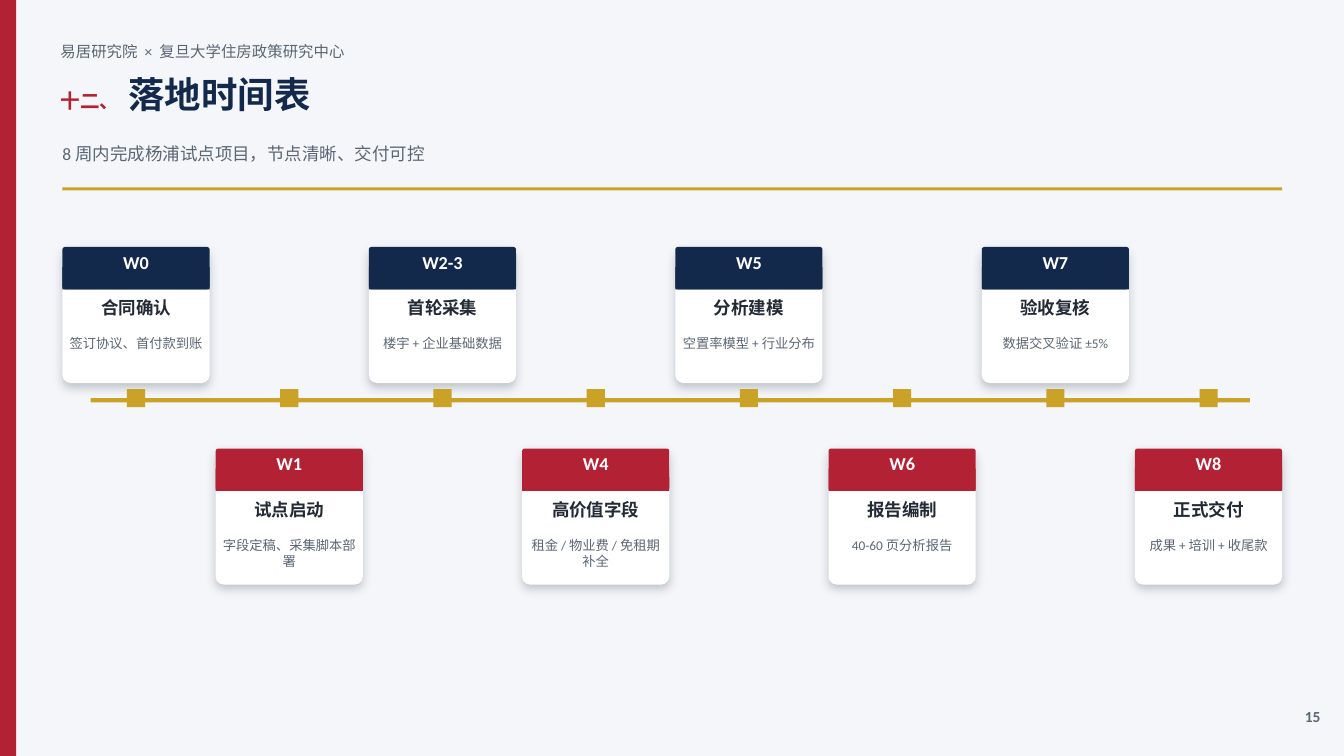
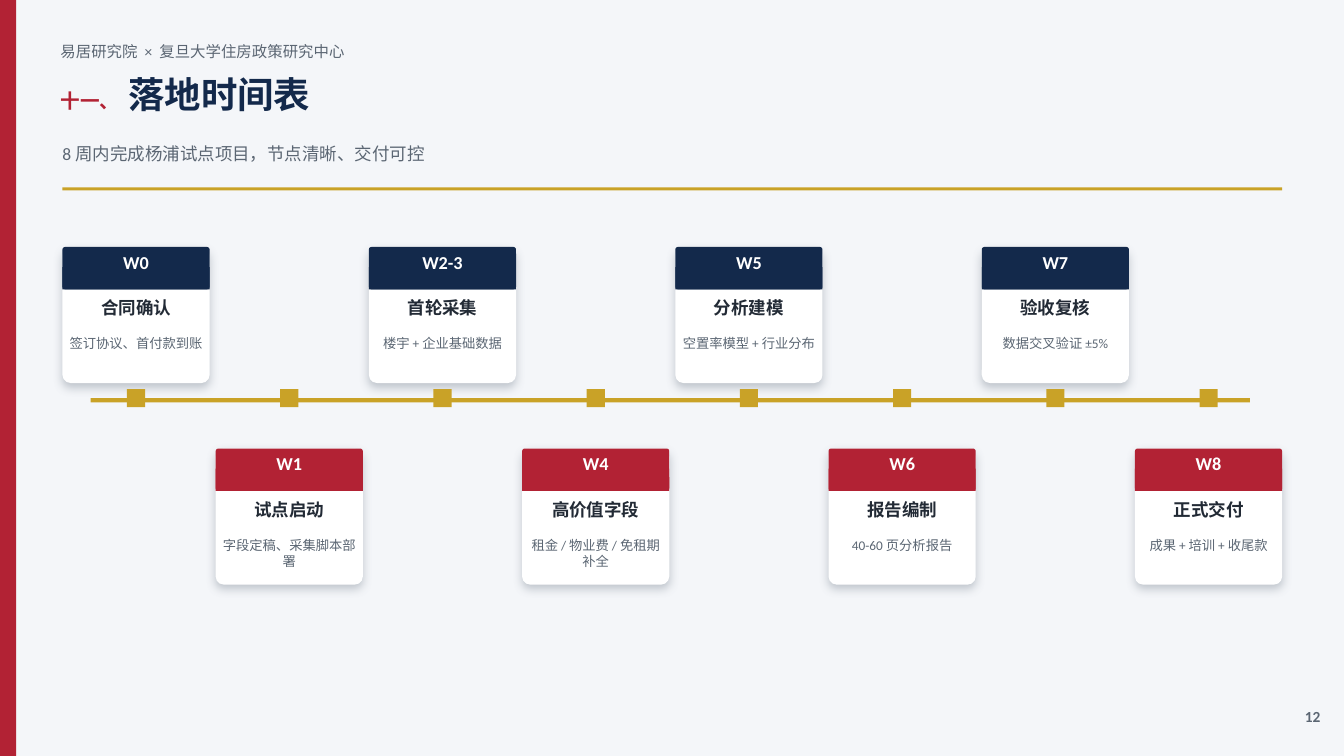
Before and after one commit to hujigang2010-maker/AIDEN, a slide deck: slide 12 of 易居研究院_复旦大学住房政策研究中心_合作方案.pptx (slide 15 before the commit). Drawn at 1344x756 pixels with LibreOffice and Linux fonts; fonts in the diff are those of the drawing. Boxes give left, top, right and bottom in pixels: in the first picture for what was removed or moved away, otherwise in the second. Text is boxed around its words. In the diff, an @@ line names an element or a change of style, - is before the commit and + after.

```diff
--- a/易居研究院_复旦大学住房政策研究中心_合作方案.pptx
+++ b/易居研究院_复旦大学住房政策研究中心_合作方案.pptx
@@ text at (x1=60, y1=77, x2=310, y2=112): text changed @@
-十二、 落地时间表
+十一、 落地时间表
@@ text at (x1=1305, y1=712, x2=1321, y2=722): text changed @@
-15
+12
```
Also in this commit, not shown: 5 other slides changed, 1 slide added, 4 slides removed, 1 other file.
